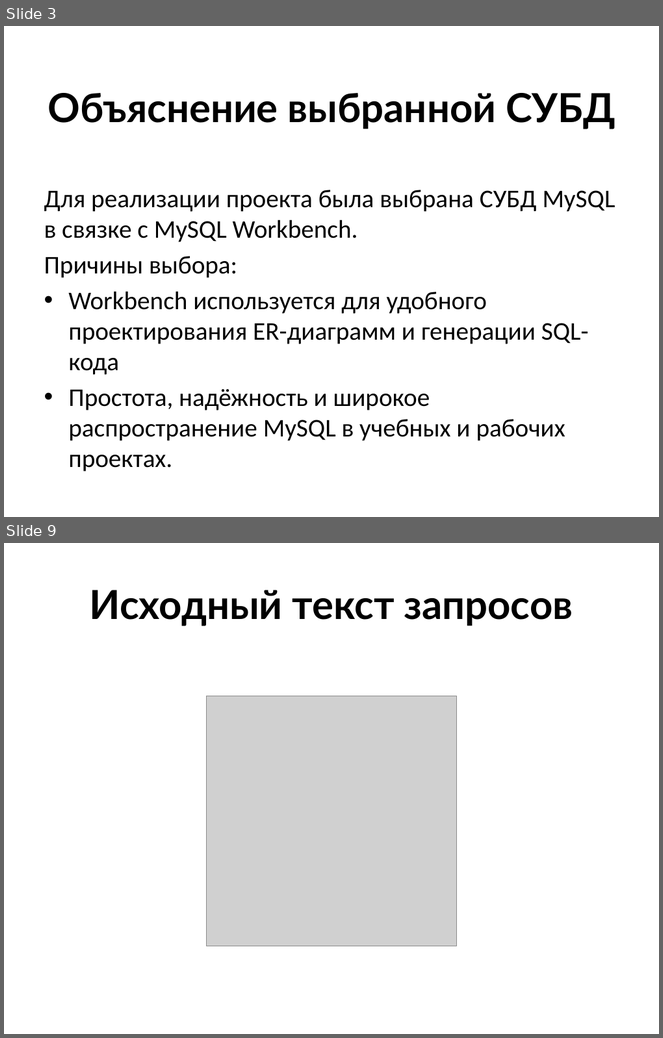
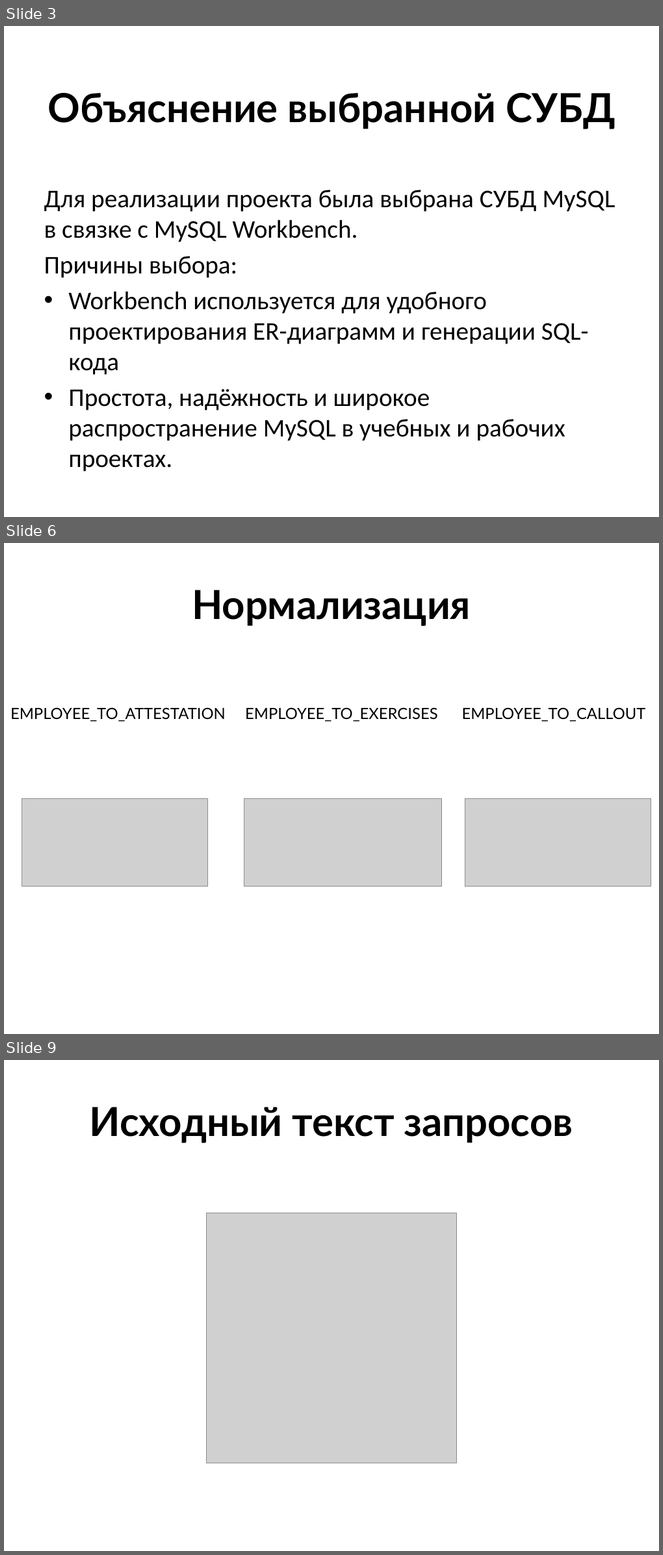
Before and after one commit to Olljux/mchs_project_DB, a slide deck: Проект БД.pptx. Shown one above the other, each under a label of ours: slides 3 and 9 before the commit, slides 3, 6 and 9 after it; the slides between them are not shown. The pictures are 663x1038 and 663x1555 pixels, drawn with LibreOffice and Linux fonts; fonts in the diff are those of the drawing; grey boxes stand for pictures. Boxes give left, top, right and bottom in pixels: in the first picture for what was removed or moved away, otherwise in the second. Text is boxed around its words. In the diff, an @@ line names an element or a change of style, - is before the commit and + after.

```diff
--- a/Проект БД.pptx
+++ b/Проект БД.pptx
@@ slide 6 added at bbox=[4, 543, 659, 1034], background #FFFFFF @@
@@ title added at bbox=[192, 590, 471, 626], 44 pt, text #000000, bold @@
+Нормализация
@@ text added at bbox=[10, 707, 226, 722], 17 pt, text #000000 @@
+EMPLOYEE_TO_ATTESTATION
@@ text added at bbox=[245, 707, 438, 722], 17 pt, text #000000 @@
+EMPLOYEE_TO_EXERCISES
@@ text added at bbox=[462, 707, 646, 722], 17 pt, text #000000 @@
+EMPLOYEE_TO_CALLOUT
@@ picture added at bbox=[22, 799, 207, 887] @@
@@ picture added at bbox=[244, 799, 441, 887] @@
@@ picture added at bbox=[466, 799, 651, 887] @@
```
Also in this commit, not shown: 4 slides changed, 1 other slide added, 2 slides removed, 1 other file.
